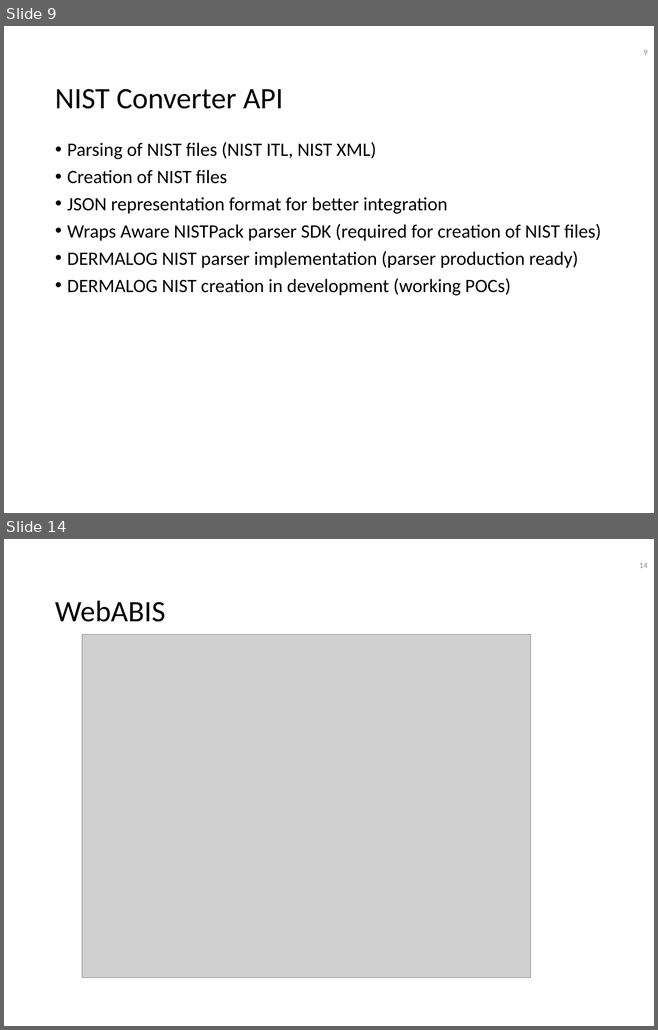
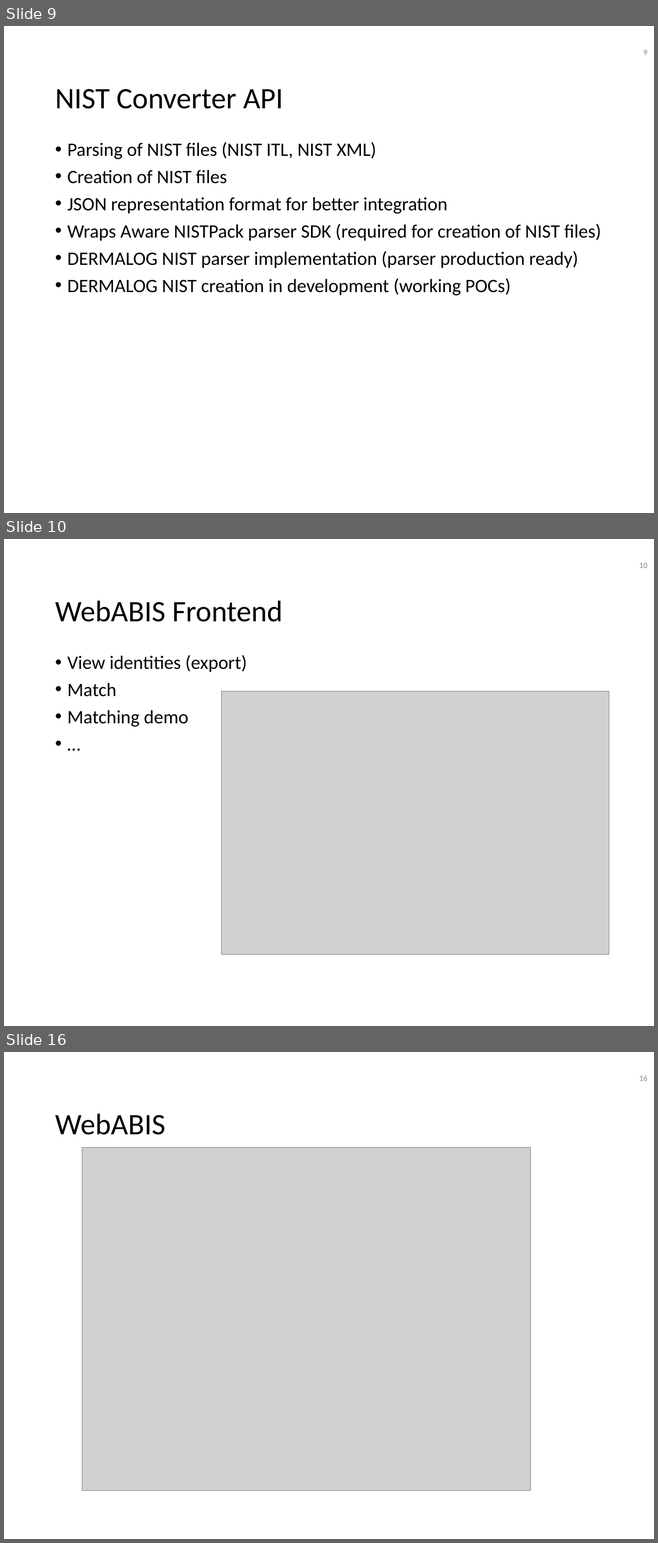
Before and after one commit to 4derstap/abis-deploy-ansible, a slide deck: docs/DermalogABISBEArchitectureEN.pptx. Shown one above the other, each under a label of ours: slides 9 and 14 before the commit, slides 9, 10 and 16 after it; the slides between them are not shown. The pictures are 658x1030 and 658x1543 pixels, drawn with LibreOffice and Linux fonts; fonts in the diff are those of the drawing; grey boxes stand for pictures; background and template pictures are left out. Boxes give left, top, right and bottom in pixels: in the first picture for what was removed or moved away, otherwise in the second. Text is boxed around its words. In the diff, an @@ line names an element or a change of style, - is before the commit and + after.

```diff
--- a/docs/DermalogABISBEArchitectureEN.pptx
+++ b/docs/DermalogABISBEArchitectureEN.pptx
@@ slide 10 added at [4,539,654,1026], background #FFFFFF @@
@@ page number added at [639,563,647,568], 9 pt, text #8B8B8B @@
+10
@@ text added at [55,600,282,622], 33 pt, text #000000 @@
+WebABIS Frontend
@@ text added at [67,655,246,727], 21 pt, text #000000 @@
+• View identities (export)
+• Match
+• Matching demo
+• …
@@ picture added at [221,692,608,955] @@
@@ what was slide 14 is now slide 16 @@
@@ page number at [639,1075,647,1081]: text changed @@
-14
+16
```
Also in this commit, not shown: 9 slides changed, 1 other slide added, 4 other files.
